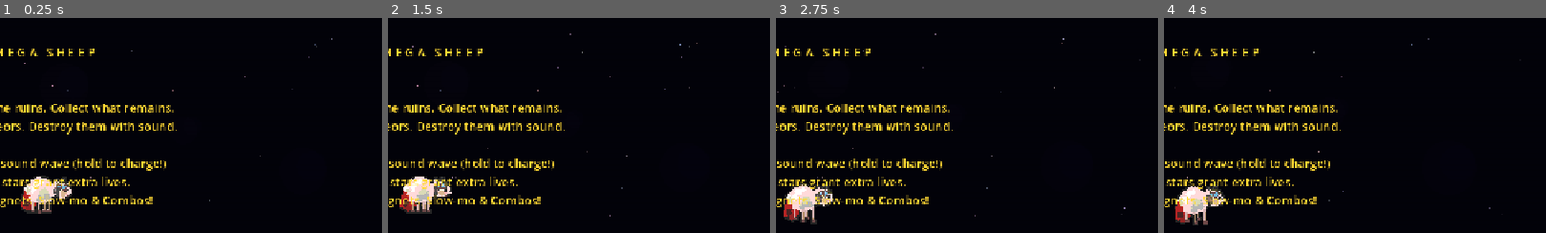
Above: before the commit, frames 1-4 (left to right).
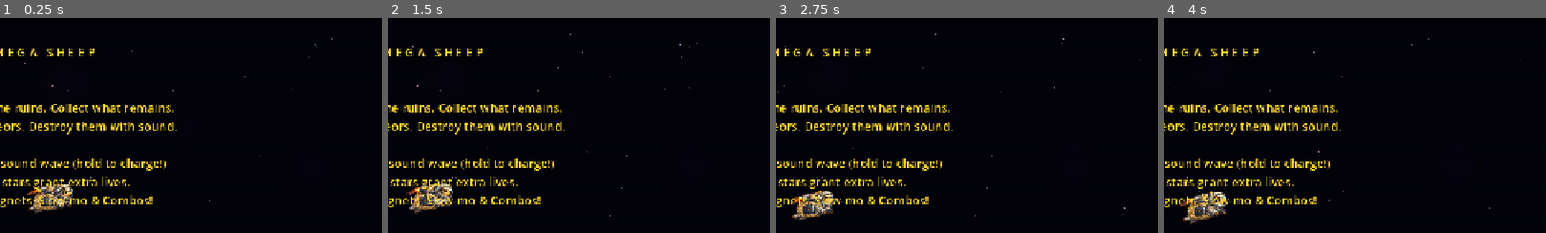
Above: after the commit, the same moments.

Repository: llama-with-thumbs/ashes-of-the-meadow
Game: Godot game, scene res://scenes/minigame/mega_sheep.tscn
Two runs of this game, one before a commit and one after it. Both use one fixed random seed, a clock stepped at 60 frames per second and the inputs below.
Inputs (mouse positions are % of the whole screen's width and height, from its top left):
- Up to frame 1 (0.25 s): no input
- Up to frame 2 (1.5 s): tap Enter at 0.5 s; move the mouse to (72, 45) at 0.52 s; hold D (move_right) 0.53-1.25 s; tap Tab at 0.6 s; click (72, 45) at 0.67 s; drag from (30, 55) to (45, 70) at 1.27 s
- Up to frame 3 (2.75 s): move the mouse to (60, 28) at 2.02 s; hold D (move_right) from 2.03 s (still down); tap E (interact) at 2.1 s; tap Tab at 2.3 s
- Up to frame 4 (4 s): release D (move_right) at 2.75 s; drag from (45, 70) to (20, 35) at 2.77 s; move the mouse to (80, 65) at 3.52 s; hold A (move_left) from 3.53 s (still down); tap 9 at 3.6 s; tap Tab at 3.8 s
The pictures show only the part of the screen within x 44-94%, y 12-62%; the shares and areas given below are measured in that part.

The runs differ from the first frame. In frame 1, 1.7% of the frame differs, in the area x 5-19%, y 73-92%; in frame 2, 1.7%; in frame 3, 1.8%; in frame 4, 1.8%, in the area x 2-17%, y 77-97%.

Commit message:
feat: custom sprites for sheep and boss, pixelated retro style, standalone build
Replace procedural sprites with hand-drawn PNG images (background removed via
rembg AI). Both sheep and boss are downscaled to low-res then displayed with
nearest-neighbor filtering for a chunky pixel art look. ESC now quits the
minigame instead of switching scenes. Updated README with minigame docs.

Co-Authored-By: Claude Opus 4.6 <noreply@anthropic.com>

Diff:
--- a/scripts/minigame/mega_sheep.gd
+++ b/scripts/minigame/mega_sheep.gd
@@ -25,12 +25,7 @@
 var sheep_hitbox: float = 15.0
 const SHEEP_ACCEL: float = 1800.0
 const SHEEP_DECEL: float = 12.0
-var sheep_frames_neutral: Array[ImageTexture] = []
-var sheep_frames_up: Array[ImageTexture] = []
-var sheep_frames_down: Array[ImageTexture] = []
-var sheep_frames: Array[ImageTexture] = []  # Current active set
-var sheep_frame_idx: int = 0
-var sheep_anim_timer: float = 0.0
+var sheep_tex: Texture2D  # Loaded from PNG
 var sheep_dir: int = 0  # 0=neutral, 1=up, 2=down
 var lives: int = 3
 const MAX_LIVES: int = 5
@@ -124,7 +119,7 @@
 var boss_attack_timer: float = 0.0
 var boss_move_timer: float = 0.0
 var boss_sprite: Sprite2D = null
-var boss_sprite_tex: ImageTexture
+var boss_sprite_tex: Texture2D
 var boss_barb_tex: ImageTexture
 var boss_tv_tex: ImageTexture
 var boss_projectiles: Array = []  # {pos, vel, type, rot, rot_speed, life}
@@ -299,10 +294,13 @@
 # ─── Lifecycle ───
 
 func _ready() -> void:
-	sheep_frames_neutral = [RetroSprites.generate_pixel_sheep(0, 0), RetroSprites.generate_pixel_sheep(1, 0)]
-	sheep_frames_up = [RetroSprites.generate_pixel_sheep(0, 1), RetroSprites.generate_pixel_sheep(1, 1)]
-	sheep_frames_down = [RetroSprites.generate_pixel_sheep(0, 2), RetroSprites.generate_pixel_sheep(1, 2)]
-	sheep_frames = sheep_frames_neutral
+	var sheep_res: Texture2D = load("res://assets/sprites/sheep_minigame.png")
+	var sheep_img: Image = sheep_res.get_image()
+	# Downscale to ~48px tall for pixelated retro look, then display scaled up with NEAREST
+	var sheep_pixel_h: int = 48
+	var sheep_pixel_w: int = int(float(sheep_img.get_width()) / float(sheep_img.get_height()) * sheep_pixel_h)
+	sheep_img.resize(sheep_pixel_w, sheep_pixel_h, Image.INTERPOLATE_LANCZOS)
+	sheep_tex = ImageTexture.create_from_image(sheep_img)
 	heart_full_tex = RetroSprites.generate_heart()
 	heart_empty_tex = RetroSprites.generate_heart_empty()
 	for ct in COLLECT_TYPES:
@@ -326,7 +324,13 @@
 	item_sprites["rose"] = rose_sprite_tex
 
 	# Boss sprites
-	boss_sprite_tex = RetroSprites.generate_boss_baobab()
+	var boss_res: Texture2D = load("res://assets/sprites/boss_baobab_clean.png")
+	var boss_img: Image = boss_res.get_image()
+	# Downscale to ~80px tall for pixelated retro look
+	var boss_pixel_h: int = 80
+	var boss_pixel_w: int = int(float(boss_img.get_width()) / float(boss_img.get_height()) * boss_pixel_h)
+	boss_img.resize(boss_pixel_w, boss_pixel_h, Image.INTERPOLATE_LANCZOS)
+	boss_sprite_tex = ImageTexture.create_from_image(boss_img)
 	boss_barb_tex = RetroSprites.generate_barbed_wire()
 	boss_tv_tex = RetroSprites.generate_tv_set()
 
@@ -357,9 +361,11 @@
 	_hud_font = ThemeDB.fallback_font
 
 	sheep_sprite = Sprite2D.new()
-	sheep_sprite.texture = sheep_frames[0]
+	sheep_sprite.texture = sheep_tex
 	sheep_sprite.texture_filter = CanvasItem.TEXTURE_FILTER_NEAREST
-	sheep_sprite.scale = Vector2(1.9, 1.9)
+	# Scale pixelated sprite up to ~55px display size
+	var sheep_scale_f: float = 55.0 / sheep_tex.get_height()
+	sheep_sprite.scale = Vector2(sheep_scale_f, sheep_scale_f)
 	sheep_sprite.z_index = 20
 	add_child(sheep_sprite)
 
@@ -687,7 +693,7 @@
 					_fire_sound_wave()
 					wave_charging = false
 		if event.pressed and event.keycode == KEY_ESCAPE:
-			get_tree().change_scene_to_file("res://scenes/main.tscn")
+			get_tree().quit()
 
 # ─── Main Loop ───
 
@@ -742,12 +748,8 @@
 			var title_time: float = Time.get_ticks_msec() / 1000.0
 			sheep_sprite.position = sheep_pos + Vector2(sin(title_time * 0.8) * 15.0, sin(title_time * 1.2) * 10.0)
 			sheep_sprite.rotation = sin(title_time * 0.5) * 0.08
-			# Animate leg frames
-			sheep_anim_timer += delta
-			if sheep_anim_timer > 0.3:
-				sheep_anim_timer -= 0.3
-				sheep_frame_idx = (sheep_frame_idx + 1) % sheep_frames.size()
-				sheep_sprite.texture = sheep_frames[sheep_frame_idx]
+			# Gentle bob for single-image sprite
+			sheep_sprite.scale = Vector2.ONE * (55.0 / sheep_tex.get_height()) * (1.0 + sin(title_time * 2.0) * 0.02)
 		queue_redraw()
 		return
 	if state == State.GAMEOVER:
@@ -878,19 +880,7 @@
 		new_dir = 1  # Up
 	elif sheep_velocity.y > 60.0:
 		new_dir = 2  # Down
-	if new_dir != sheep_dir:
-		sheep_dir = new_dir
-		match sheep_dir:
-			0: sheep_frames = sheep_frames_neutral
-			1: sheep_frames = sheep_frames_up
-			2: sheep_frames = sheep_frames_down
-		sheep_sprite.texture = sheep_frames[sheep_frame_idx % sheep_frames.size()]
-
-	sheep_anim_timer += delta
-	if sheep_anim_timer > 0.2:
-		sheep_anim_timer -= 0.2
-		sheep_frame_idx = (sheep_frame_idx + 1) % sheep_frames.size()
-		sheep_sprite.texture = sheep_frames[sheep_frame_idx]
+	sheep_dir = new_dir
 
 	if invincible > 0:
 		invincible -= delta
@@ -1723,7 +1713,8 @@
 	boss_sprite = Sprite2D.new()
 	boss_sprite.texture = boss_sprite_tex
 	boss_sprite.texture_filter = CanvasItem.TEXTURE_FILTER_NEAREST
-	boss_sprite.scale = Vector2(2.5, 2.5)
+	var boss_scale_f: float = 200.0 / boss_sprite_tex.get_height()
+	boss_sprite.scale = Vector2(boss_scale_f, boss_scale_f)
 	boss_sprite.z_index = 25
 	add_child(boss_sprite)
 
@@ -1833,8 +1824,9 @@
 		else:
 			boss_sprite.modulate = Color.WHITE
 		# Subtle breathing pulse
+		var boss_base_scale: float = 200.0 / boss_sprite_tex.get_height()
 		var breath := 1.0 + sin(boss_move_timer * 2.0) * 0.03
-		boss_sprite.scale = Vector2(2.5 * breath, 2.5 * breath)
+		boss_sprite.scale = Vector2(boss_base_scale * breath, boss_base_scale * breath)
 
 	# Attack patterns
 	boss_attack_timer -= delta
@@ -2116,7 +2108,7 @@
 		gs_alpha *= 0.12  # Very faint
 		var gp: Vector2 = gs.pos + shake_offset
 		# Draw ghostly sheep silhouette
-		draw_texture_rect(sheep_frames_neutral[gs.frame], Rect2(gp.x - 22, gp.y - 22, 44, 44), false, Color(0.7, 0.75, 1.0, gs_alpha))
+		draw_texture_rect(sheep_tex, Rect2(gp.x - 22, gp.y - 22, 44, 44), false, Color(0.7, 0.75, 1.0, gs_alpha))
 
 	# Whisper words (single words fading through space)
 	if state == State.PLAYING:
Binary file added: assets/sprites/boss_baobab.png
Not shown, added: assets/sprites/boss_baobab.png.import
Binary file added: assets/sprites/boss_baobab_clean.png
Not shown, added: assets/sprites/boss_baobab_clean.png.import
Binary file added: assets/sprites/sheep_minigame.png
Not shown, added: assets/sprites/sheep_minigame.png.import
Not shown, changed: README.md
